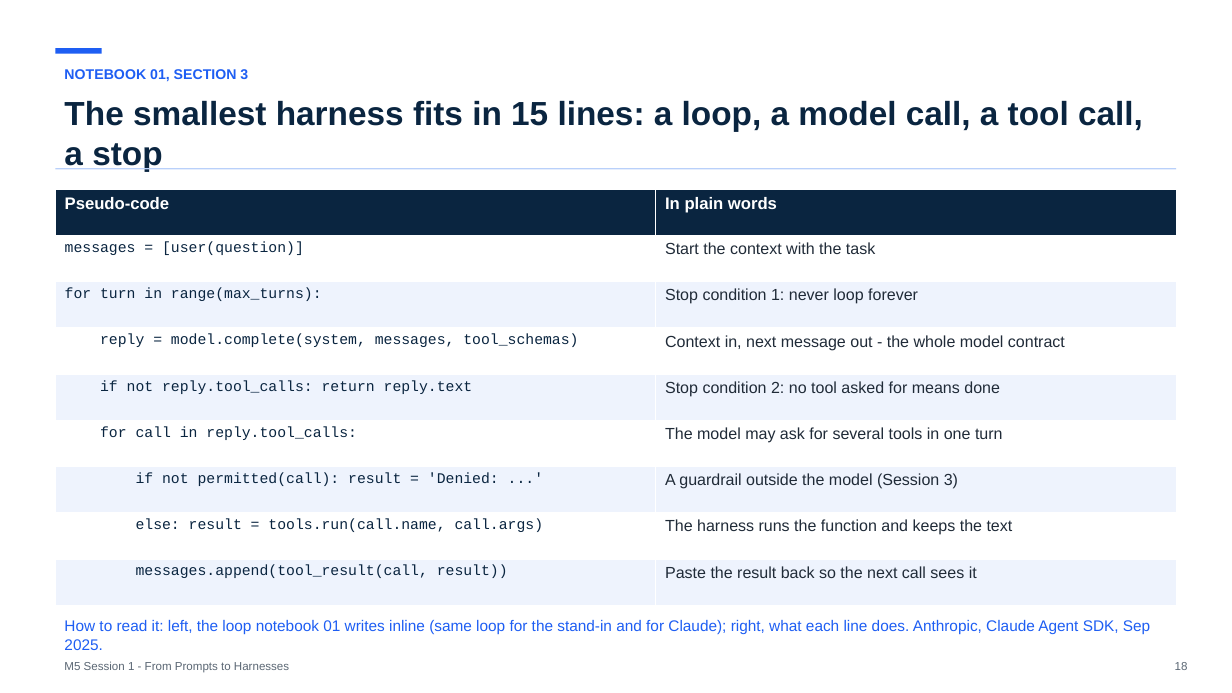
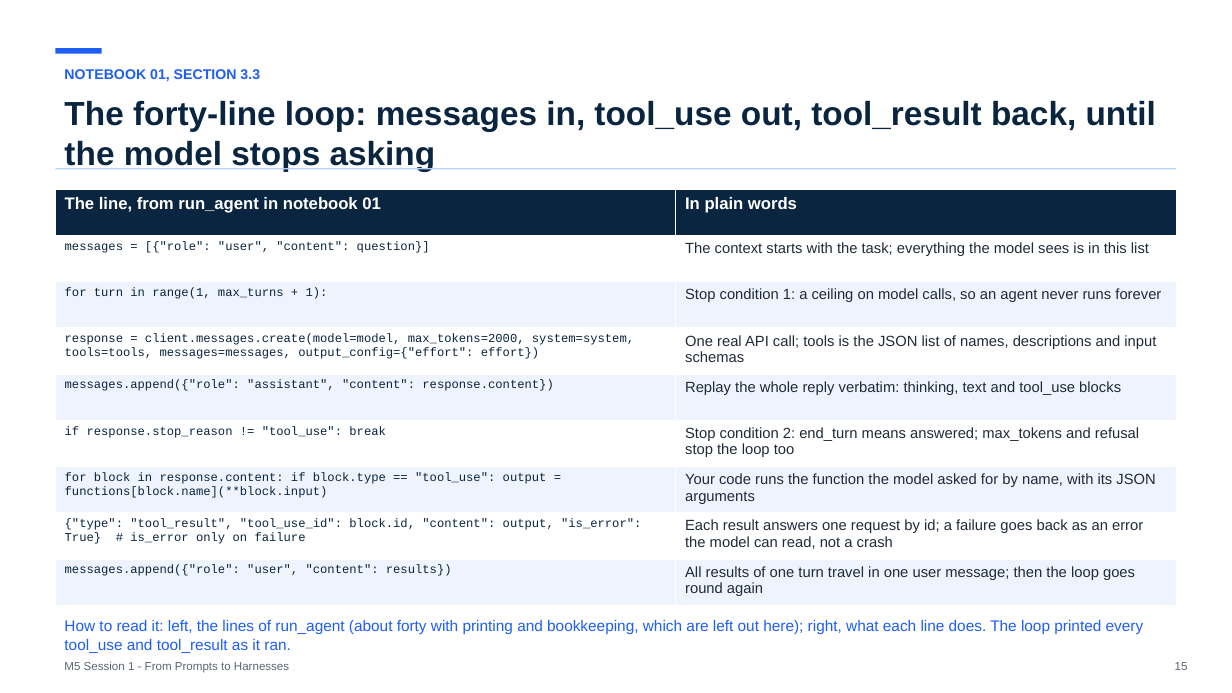
Before and after one commit to maglionejm/fontys-tech-exercises, a slide deck: slide 15 of presentations/m5-session-1-from-prompts-to-harnesses.pptx (slide 18 before the commit). Drawn at 1232x693 pixels with LibreOffice and Linux fonts; fonts in the diff are those of the drawing. Boxes give left, top, right and bottom in pixels: in the first picture for what was removed or moved away, otherwise in the second. Text is boxed around its words. In the diff, an @@ line names an element or a change of style, - is before the commit and + after.

```diff
--- a/presentations/m5-session-1-from-prompts-to-harnesses.pptx
+++ b/presentations/m5-session-1-from-prompts-to-harnesses.pptx
@@ text at bbox=[64, 69, 260, 82]: text changed @@
-NOTEBOOK 01, SECTION 3
+NOTEBOOK 01, SECTION 3.3
@@ text at bbox=[64, 100, 1156, 172]: text changed @@
-The smallest harness fits in 15 lines: a loop, a model call, a tool call, a stop
+The forty-line loop: messages in, tool_use out, tool_result back, until the model stops asking
@@ table at bbox=[55, 189, 1177, 605] @@
-row 1, column 1: Pseudo-code
+row 1, column 1: The line, from run_agent in notebook 01
@@ row 2, column 1: "messages = [user(question)]" to "messages = [{"role": "user", "content": question}]" @@
-row 2, column 2: Start the context with the task
+row 2, column 2: The context starts with the task; everything the model sees is in this list
-row 3, column 1: for turn in range(max_turns):
+row 3, column 1: for turn in range(1, max_turns + 1):
-row 3, column 2: Stop condition 1: never loop forever
+row 3, column 2: Stop condition 1: a ceiling on model calls, so an agent never runs forever
@@ row 4, column 1: "reply = model.complete(system, messages, tool_schemas)" to "response = client.messages.create(model=model, max_tokens=2000, system=system, tools=tools, messages=messages, output_config={"effort": effort})" @@
-row 4, column 2: Context in, next message out - the whole model contract
+row 4, column 2: One real API call; tools is the JSON list of names, descriptions and input schemas
@@ row 5, column 1: "if not reply.tool_calls: return reply.text" to "messages.append({"role": "assistant", "content": response.content})" @@
-row 5, column 2: Stop condition 2: no tool asked for means done
+row 5, column 2: Replay the whole reply verbatim: thinking, text and tool_use blocks
@@ row 6, column 1: "for call in reply.tool_calls:" to "if response.stop_reason != "tool_use": break" @@
-row 6, column 2: The model may ask for several tools in one turn
+row 6, column 2: Stop condition 2: end_turn means answered; max_tokens and refusal stop the loop too
@@ row 7, column 1: "if not permitted(call): result = 'Denied: ...'" to "for block in response.content: if block.type == "tool_use": output = functions[block.name](**block.input)" @@
-row 7, column 2: A guardrail outside the model (Session 3)
+row 7, column 2: Your code runs the function the model asked for by name, with its JSON arguments
@@ row 8, column 1: "else: result = tools.run(call.name, call.args)" to "{"type": "tool_result", "tool_use_id": block.id, "content": output, "is_error": True} # is_error only on failure" @@
-row 8, column 2: The harness runs the function and keeps the text
+row 8, column 2: Each result answers one request by id; a failure goes back as an error the model can read, not a crash
@@ row 9, column 1: "messages.append(tool_result(call, result))" to "messages.append({"role": "user", "content": results})" @@
-row 9, column 2: Paste the result back so the next call sees it
+row 9, column 2: All results of one turn travel in one user message; then the loop goes round again
@@ text at bbox=[64, 620, 1144, 653]: text changed @@
-How to read it: left, the loop notebook 01 writes inline (same loop for the stand-in and for Claude); right, what each line does. Anthropic, Claude Agent SDK, Sep 2025.
+How to read it: left, the lines of run_agent (about forty with printing and bookkeeping, which are left out here); right, what each line does. The loop printed every tool_use and tool_result as it ran.
```
Also in this commit, not shown: 8 other slides changed, 3 slides added, 1 slide removed, 1 other file.
